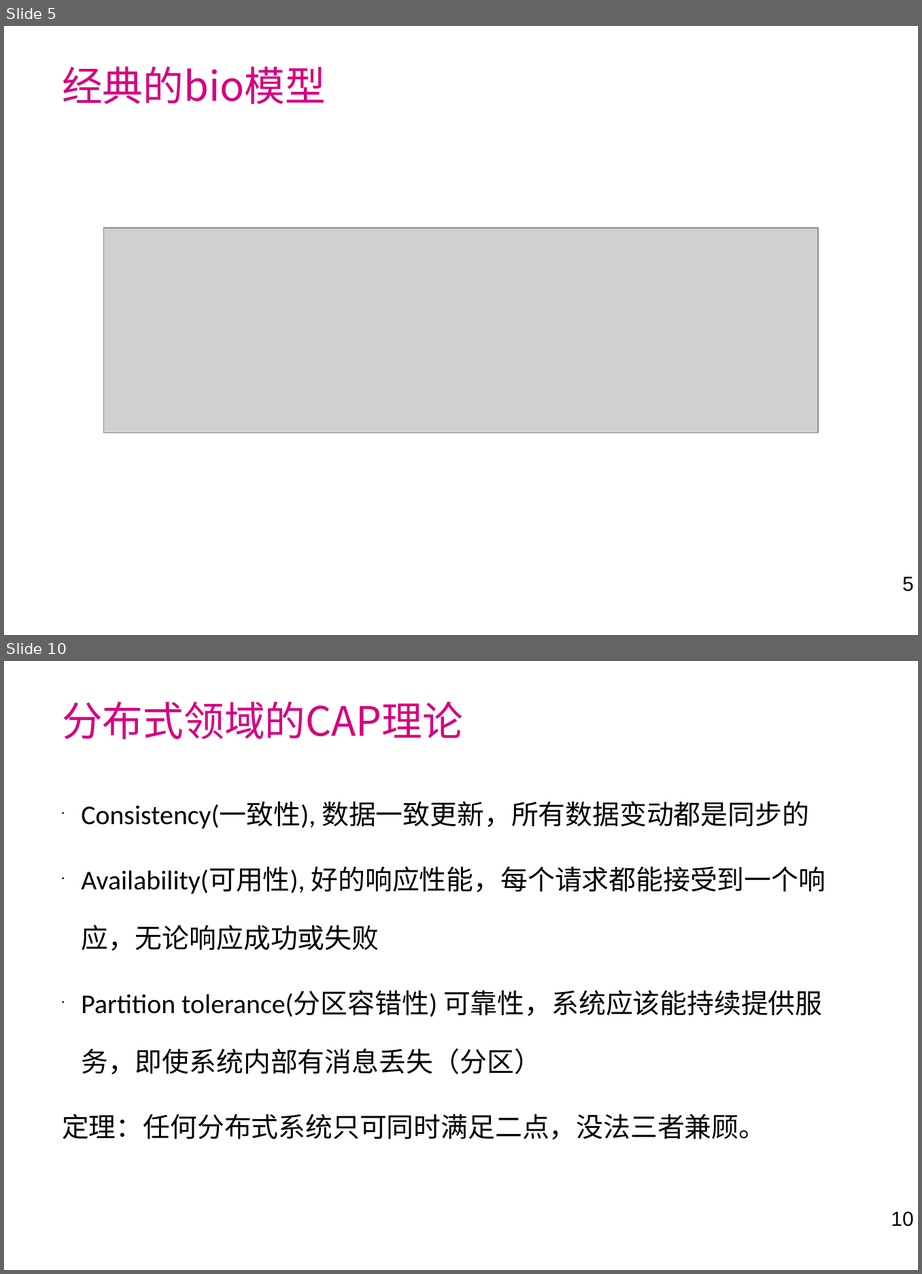
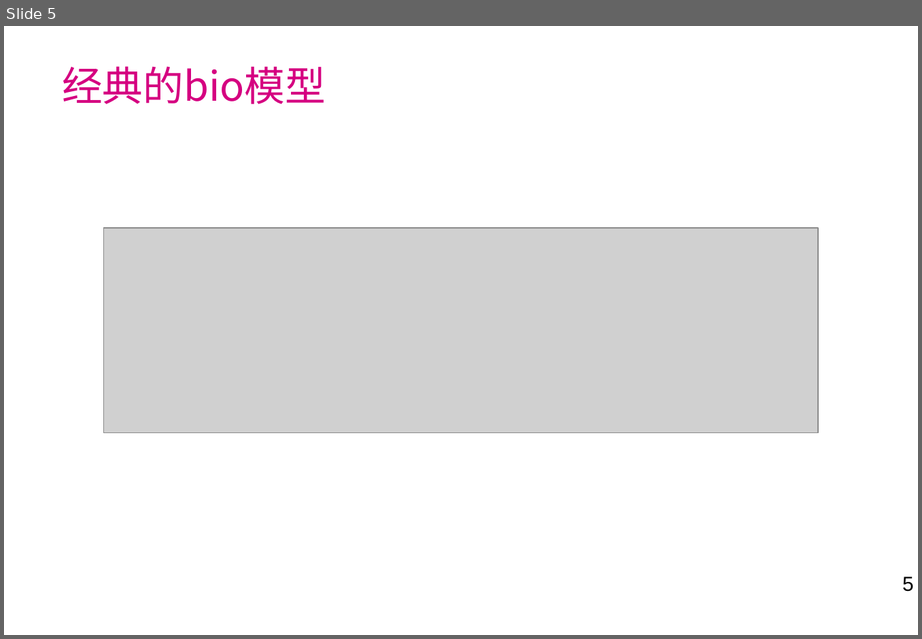
Before and after one commit to laienliang/netty-demo, a slide deck: doc/netty学习分享.ppt. Shown one above the other, each under a label of ours: slides 5 and 10 before the commit, slide 5 after it; the slides between them are not shown. The pictures are 922x1274 and 922x639 pixels, drawn with LibreOffice and Linux fonts; fonts in the diff are those of the drawing; grey boxes stand for pictures; background and template pictures are left out. Boxes give left, top, right and bottom in pixels: in the first picture for what was removed or moved away, otherwise in the second. Text is boxed around its words. In the diff, an @@ line names an element or a change of style, - is before the commit and + after.

Commit message:
netty服务端

```diff
--- a/doc/netty学习分享.ppt
+++ b/doc/netty学习分享.ppt
@@ slide 10 removed at (4,661,918,1270), background picture (left out); not listed: 1 template element that a slide beside it also shows @@
@@ title removed at (62,701,463,739) @@
-分布式领域的CAP理论
@@ text removed at (62,801,826,1140) @@
-• Consistency(一致性), 数据一致更新，所有数据变动都是同步的
-• Availability(可用性), 好的响应性能，每个请求都能接受到一个响应，无论响应成功或失败
-• Partition tolerance(分区容错性) 可靠性，系统应该能持续提供服务，即使系统内部有消息丢失（分区）
-定理：任何分布式系统只可同时满足二点，没法三者兼顾。
```
Also in this commit, not shown: 16 slides added, 32 other slides removed, 27 other files.
